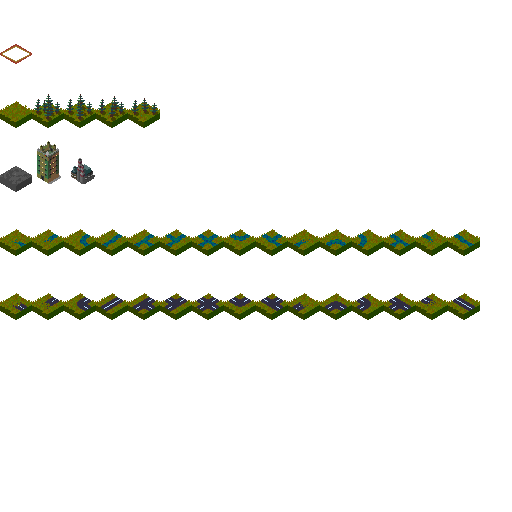
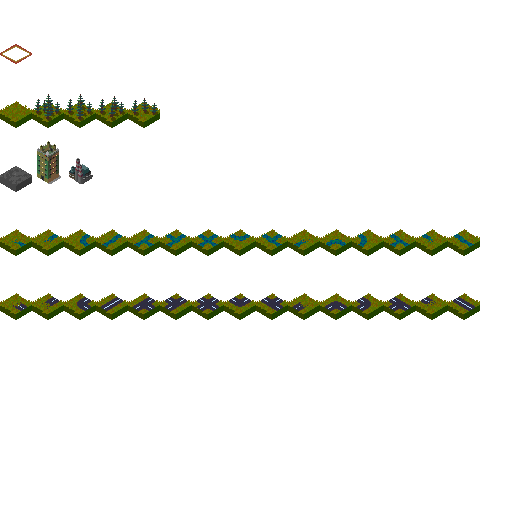
Revision of a layered 512x512 image; what changed, layer by layer:
painted on "chimney" over [69, 158, 95, 184]
